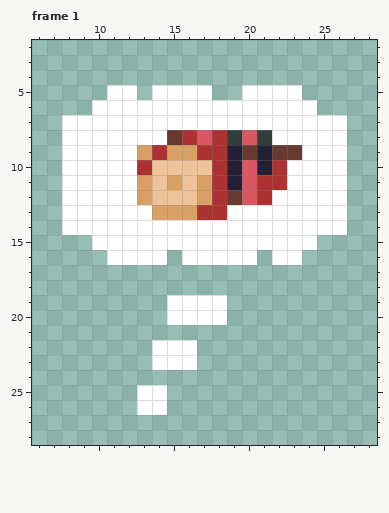
One commit to this pixel-art file: sprites/ham-thoughts.aseprite. That is the earlier state.
32x32 pixels, 1 frame. Shown: frame 1: x 6..28, y 2..28. The commit also changed other frames, which this record leaves out.
And afterwards:
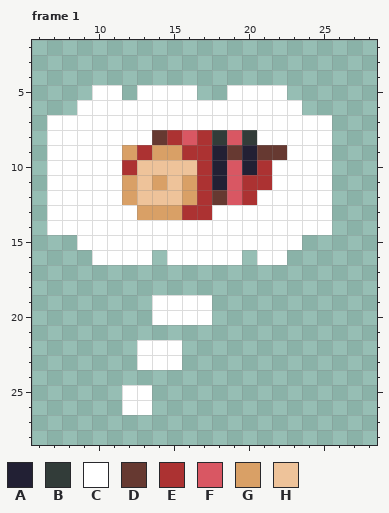
Palette (. is transparent): A #222034  B #323c39  C #ffffff  D #663931  E #ac3232  F #d95763  G #d9a066  H #eec39a
Edits made:
Frame 1:
The author changed colour D to colour A in row 9 at x 20.
The author changed colour E to colour A in rows 9 to 11 at x 18.
The author changed colour F to colour A in row 10 at x 20.
The author changed colour E to colour B in row 8 at x 18.
The author changed colour F to colour B in row 8 at x 20.
Colour C now appears in row 5 at x 10, 13 and 19; in row 6 at x 9; in rows 7 to 14 at x 7; in row 15 at x 9; in row 16 at x 10, 15 and 21; in rows 19 to 20 at x 14.
Colour C now appears in rows 22 to 23 at x 13; in rows 25 to 26 at x 12.
The author changed colour B to colour C in row 8 at x 21.
The author changed colour D to colour C in row 9 at x 23.
The author changed colour E to colour C in rows 10 to 11 at x 22; in row 12 at x 21; in row 13 at x 18.
The author changed colour A to colour D in row 9 at x 19 and 21.
The author changed colour C to colour D in row 8 at x 14.
The author changed colour E to colour D in row 12 at x 18.
The author changed colour A to colour E in row 10 at x 21.
The author changed colour C to colour E in row 10 at x 12.
The author changed colour D to colour E in row 8 at x 15.
The author changed colour F to colour E in row 8 at x 17; in rows 11 to 12 at x 20.
The author changed colour G to colour E in row 9 at x 13 and 16; in rows 11 to 12 at x 17; in row 13 at x 16.
The author changed colour H to colour E in row 10 at x 17.
The author changed colour A to colour F in rows 10 to 11 at x 19.
The author changed colour B to colour F in row 8 at x 19.
The author changed colour D to colour F in row 12 at x 19.
The author changed colour E to colour F in row 8 at x 16.
The author changed colour C to colour G in row 9 at x 12; in rows 11 to 12 at x 12; in row 13 at x 13.
The author changed colour E to colour G in row 9 at x 14.
The author changed colour H to colour G in row 11 at x 14 and 16; in row 12 at x 16.
The author changed colour E to colour H in row 10 at x 13.
The author changed colour G to colour H in row 11 at x 13 and 15; in row 12 at x 13.
Colour C is removed in row 5 at x 12, 17 and 23; in row 6 at x 24; in rows 7 to 14 at x 26; in row 15 at x 24; in row 16 at x 14, 20 and 23; in rows 19 to 20 at x 18.
Colour C is removed in rows 22 to 23 at x 16; in rows 25 to 26 at x 14.
Changed places in both pictures, as pixel boxes (x1, y1, x2, y2):
changed: (47, 85, 347, 415)
